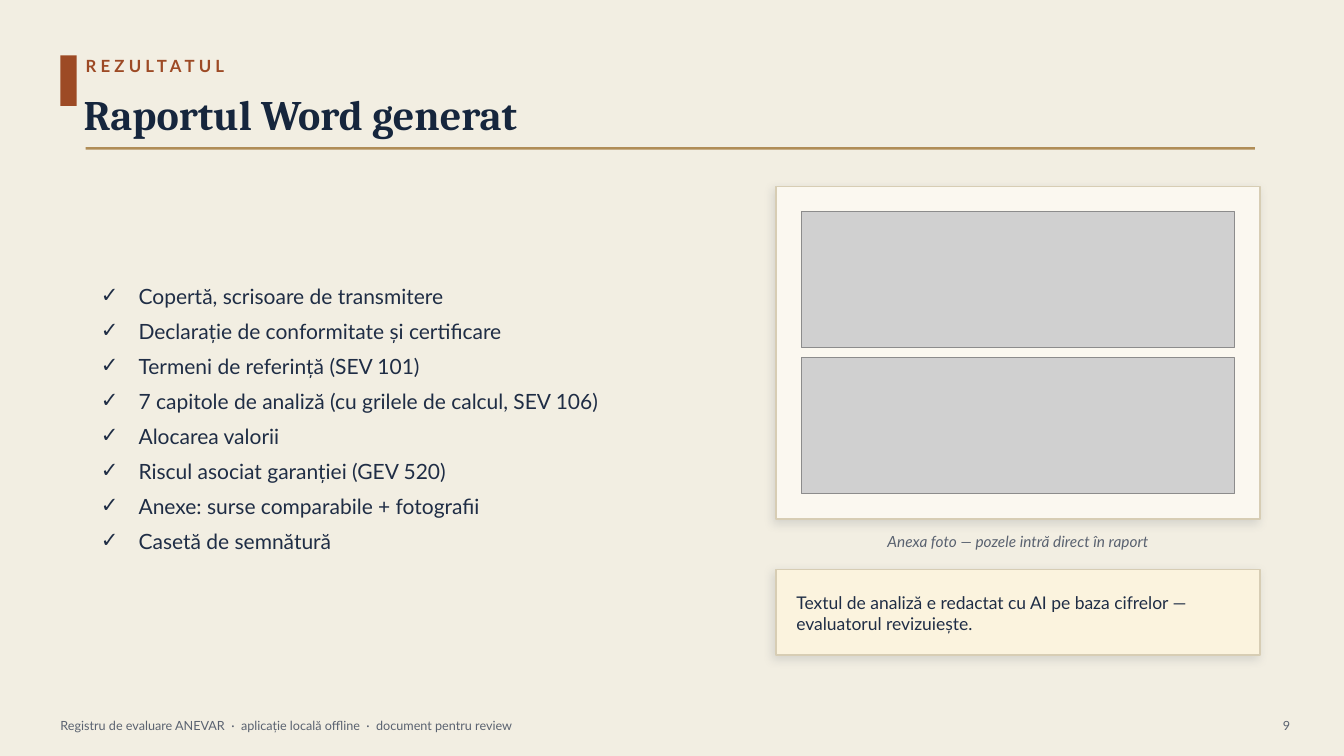
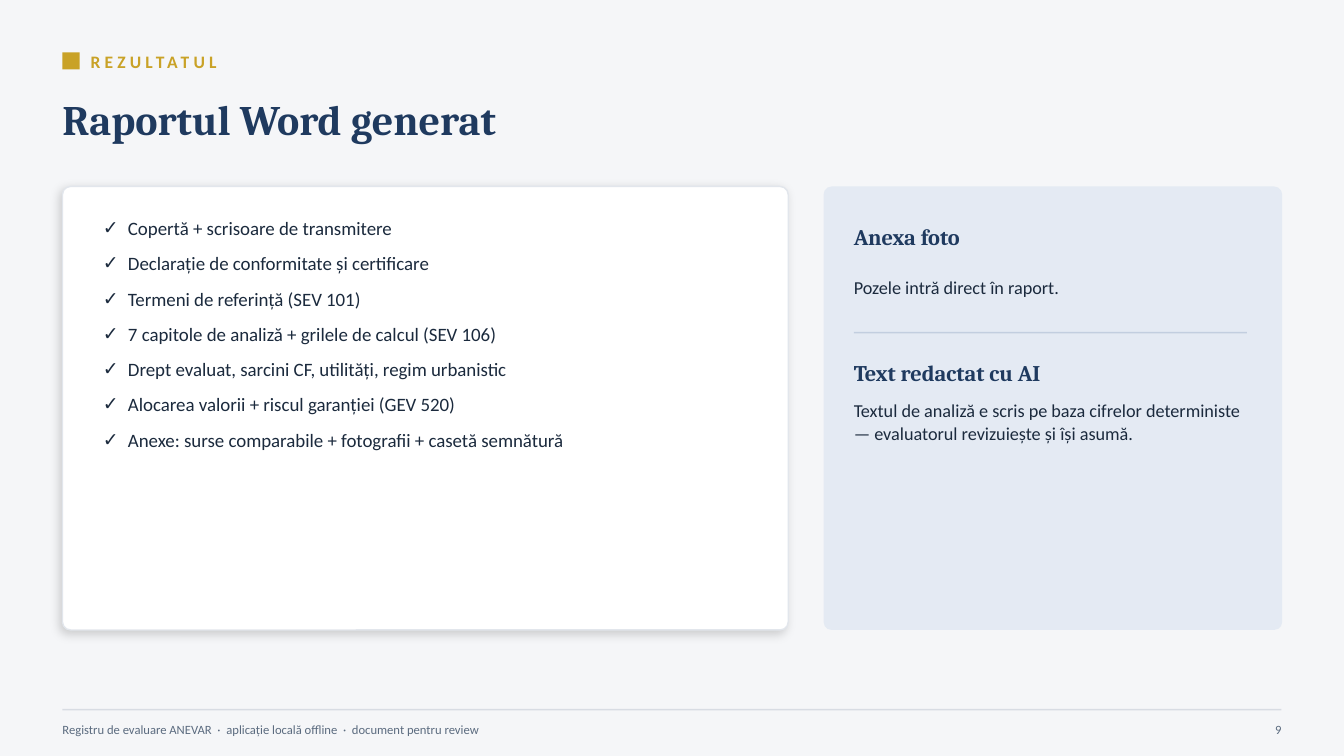
Before and after one commit to adrianserbanescu-byte/anevar, a slide deck: slide 9 of docs/prezentare-aplicatie.pptx. Drawn at 1344x756 pixels with LibreOffice and Linux fonts; fonts in the diff are those of the drawing; grey boxes stand for pictures. Boxes give left, top, right and bottom in pixels: in the first picture for what was removed or moved away, otherwise in the second. Text is boxed around its words. In the diff, an @@ line names an element or a change of style, - is before the commit and + after.

```diff
--- a/docs/prezentare-aplicatie.pptx
+++ b/docs/prezentare-aplicatie.pptx
@@ background #F2EEE2 to #F5F6F8 @@
@@ rectangle: place and size @@
-rectangle at [60, 55, 77, 106]
+rectangle at [63, 52, 80, 70]
@@ rectangle at [63, 52, 80, 70]: fill #9D4A25 to #C9A227 @@
@@ text "REZULTATUL" at [91, 46, 1200, 77]: size 12 to 12.5 pt, font Lato to Calibri, text colour #9D4A25 to #C9A227 @@
@@ text "Raportul Word generat": place and size @@
-text "Raportul Word generat" at [84, 101, 517, 140]
+text "Raportul Word generat" at [62, 106, 496, 145]
@@ text "Raportul Word generat" at [62, 106, 496, 145]: text colour #16263D to #1F3A5F @@
@@ rectangle removed at [86, 147, 1255, 150] @@
@@ rounded rectangle added at [63, 187, 788, 630], fill #FFFFFF, outline #E2E6EC 1 pt @@
@@ rounded rectangle: place and size @@
-rounded rectangle at [776, 187, 1260, 519]
+rounded rectangle at [824, 187, 1282, 630]
@@ rounded rectangle at [824, 187, 1282, 630]: rectangle to rounded rectangle; fill #FBF8F0 to #E4EAF3; outline #D7CDB4 1 pt to none; shadow off @@
@@ text "Copertă + scrisoare de transmitere": place and size @@
-text "Copertă + scrisoare de transmitere" at [139, 288, 598, 549]
+text "Copertă + scrisoare de transmitere" at [128, 222, 563, 451]
@@ text "Copertă + scrisoare de transmitere" at [128, 222, 563, 451]: vertical alignment middle to top @@
@@ text at [128, 222, 392, 238]: text changed; size 15 to 13.5 pt; font Lato to Calibri; text colour #1F2D45 to #1B2A3D @@
-✓ Copertă, scrisoare de transmitere
+✓ Copertă + scrisoare de transmitere
@@ picture removed at [802, 212, 1235, 348] @@
@@ text added at [854, 229, 960, 245], 16 pt, text #1F3A5F, bold @@
+Anexa foto
@@ text at [128, 257, 429, 310]: size 15 to 13.5 pt, font Lato to Calibri, text colour #1F2D45 to #1B2A3D in "Declarație de conformitate și certificare", "Termeni de referință (SEV 101)"; indent changed; more space between paragraphs @@
@@ text at [854, 281, 1059, 297]: text changed; size 11 to 13 pt; font Lato to Calibri; text colour #5A6270 to #1B2A3D; italic off @@
-Anexa foto — pozele intră direct în raport
+Pozele intră direct în raport.
@@ text at [128, 327, 563, 451]: text changed; size 15 to 13.5 pt; font Lato to Calibri; text colour #1F2D45 to #1B2A3D @@
-✓ 7 capitole de analiză (cu grilele de calcul, SEV 106)
-✓ Alocarea valorii
-✓ Riscul asociat garanției (GEV 520)
-✓ Anexe: surse comparabile + fotografii
-✓ Casetă de semnătură
+✓ 7 capitole de analiză + grilele de calcul (SEV 106)
+✓ Drept evaluat, sarcini CF, utilități, regim urbanistic
+✓ Alocarea valorii + riscul garanției (GEV 520)
+✓ Anexe: surse comparabile + fotografii + casetă semnătură
@@ picture removed at [802, 358, 1235, 494] @@
@@ line added from (854, 333) to (1247, 333), #C2CEDF 1 pt @@
@@ text added at [854, 365, 1041, 381], 16 pt, text #1F3A5F, bold @@
+Text redactat cu AI
@@ text "Textul de analiză e scris ..." at [854, 404, 1240, 444]: vertical alignment middle to top @@
@@ text at [854, 404, 1240, 444]: text changed; size 12.5 to 13 pt; font Lato to Calibri; text colour #1F2D45 to #1B2A3D @@
-Textul de analiză e redactat cu AI pe baza cifrelor — evaluatorul revizuiește.
+Textul de analiză e scris pe baza cifrelor deterministe — evaluatorul revizuiește și își asumă.
@@ rectangle removed at [776, 570, 1260, 655] @@
@@ text "Registru de evaluare ANEVAR · ..." at [62, 725, 479, 736]: font Lato to Calibri, text colour #5A6270 to #5B6B7F @@
@@ line added from (63, 710) to (1281, 710), #D8DCE3 1 pt @@
@@ text "9" at [1275, 726, 1281, 734]: font Lato to Calibri, text colour #5A6270 to #5B6B7F @@
@@ text "9": place and size @@
-text "9" at [1283, 721, 1290, 730]
+text "9" at [1275, 726, 1281, 734]
```
Also in this commit, not shown: 11 other slides changed, 4 other files.
